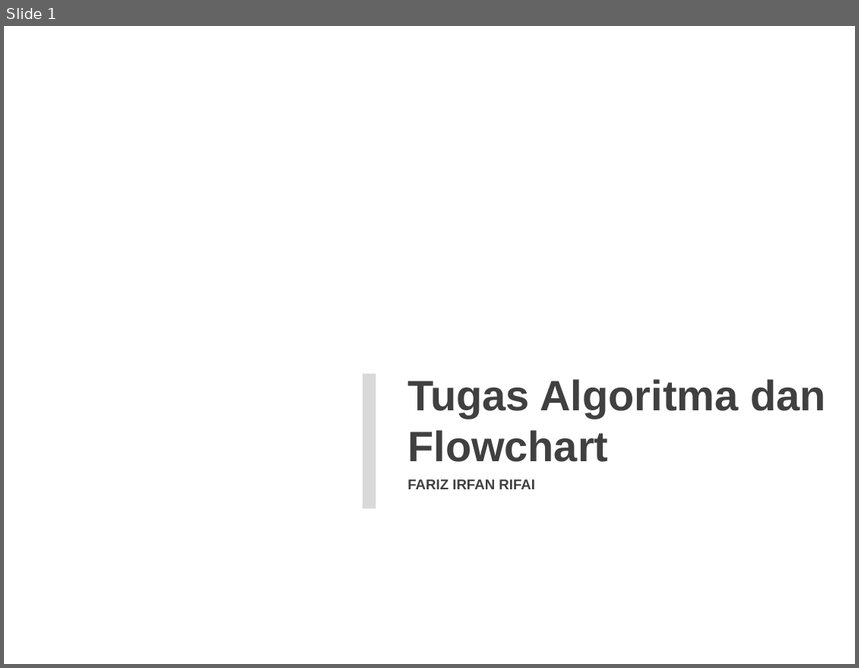
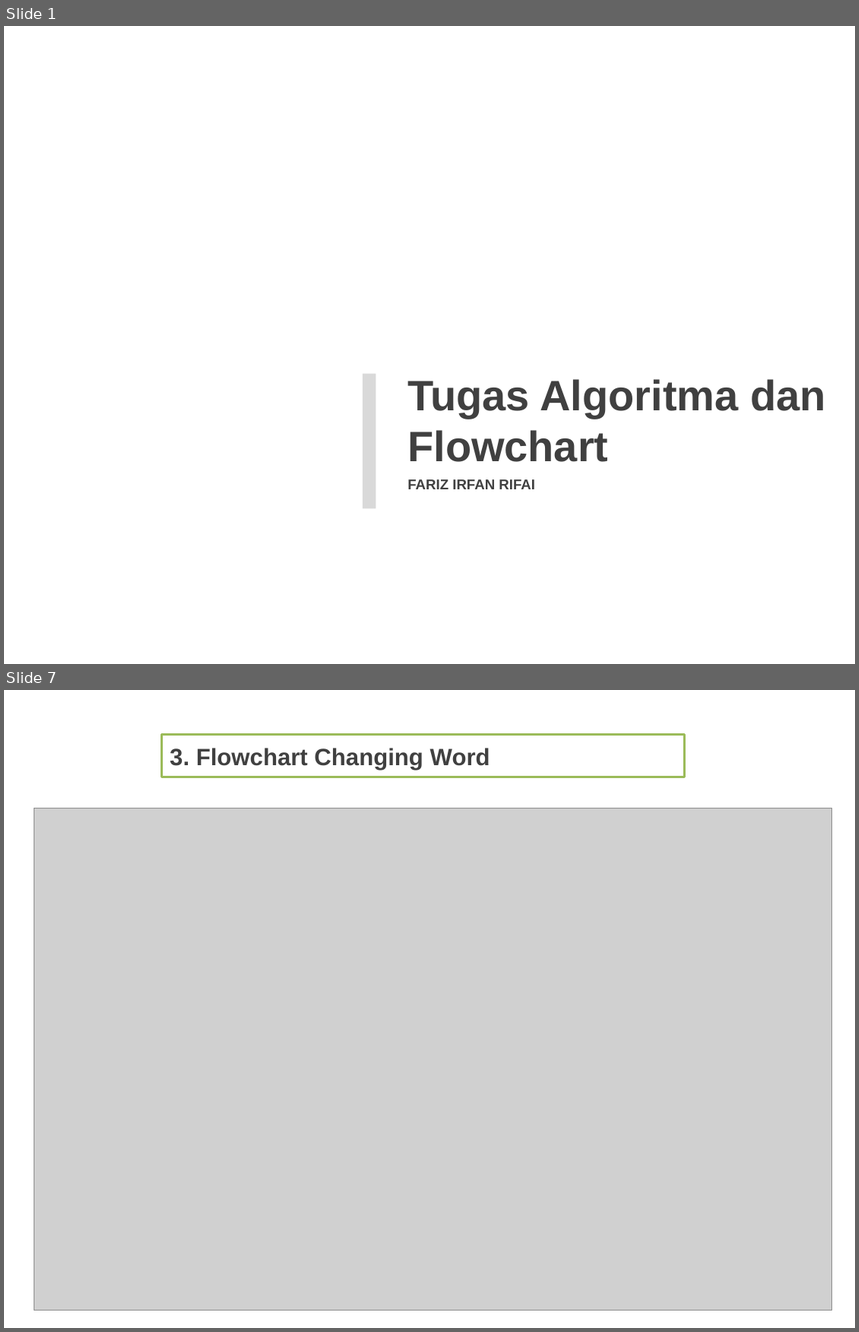
Before and after one commit to farizian/week6, a slide deck: tugas1/Tugas_algoritma_dan_flowchart.pptx. Shown one above the other, each under a label of ours: slide 1 before the commit, slides 1 and 7 after it; the slides between them are not shown. The pictures are 859x668 and 859x1332 pixels, drawn with LibreOffice and Linux fonts; fonts in the diff are those of the drawing; grey boxes stand for pictures; background and template pictures are left out. Boxes give left, top, right and bottom in pixels: in the first picture for what was removed or moved away, otherwise in the second. Text is boxed around its words. In the diff, an @@ line names an element or a change of style, - is before the commit and + after.

```diff
--- a/tugas1/Tugas_algoritma_dan_flowchart.pptx
+++ b/tugas1/Tugas_algoritma_dan_flowchart.pptx
@@ slide 7 added at bbox=[4, 690, 855, 1328], background picture (left out) @@
@@ text added at bbox=[161, 734, 684, 777], fill #FFFFFF, outline #9BBB59 2 pt, 20 pt, text #404040, bold @@
+3. Flowchart Changing Word
@@ picture added at bbox=[34, 809, 832, 1312] @@
```
Also in this commit, not shown: 4 slides changed, 1 other slide added, 7 other files.
